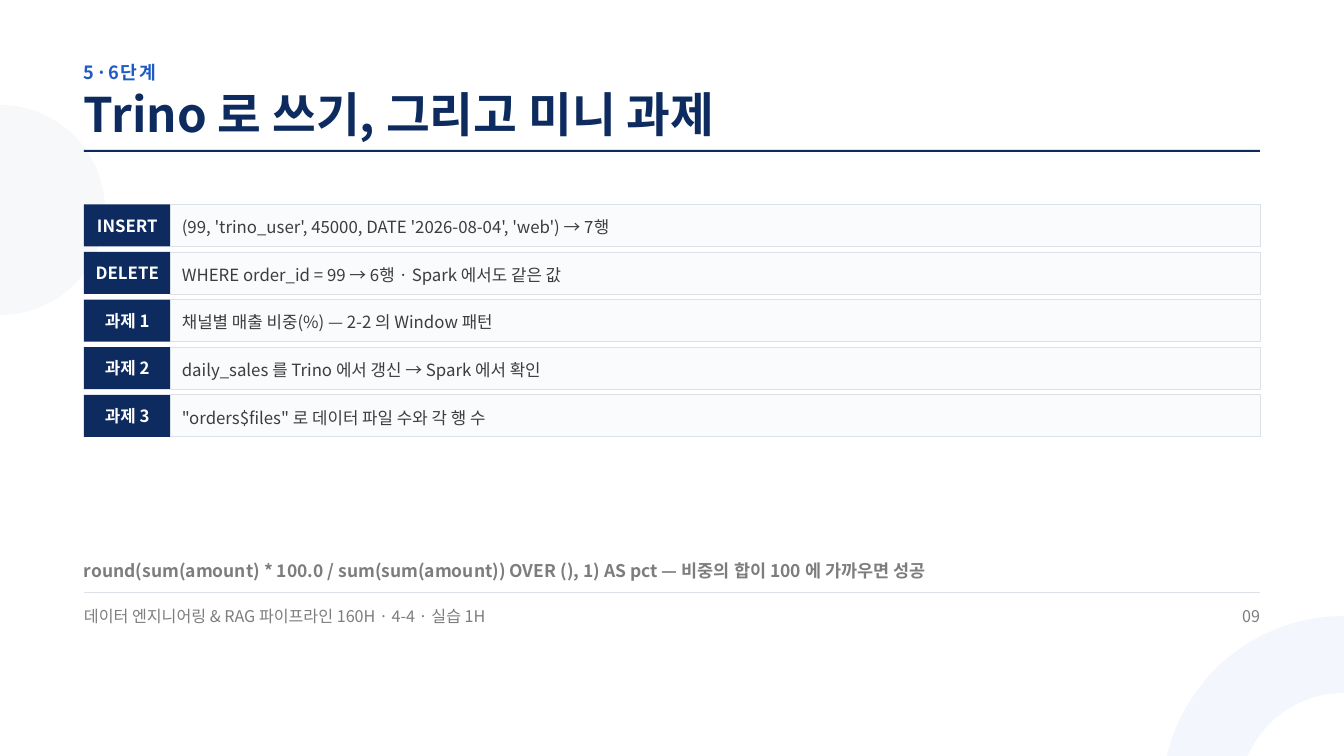
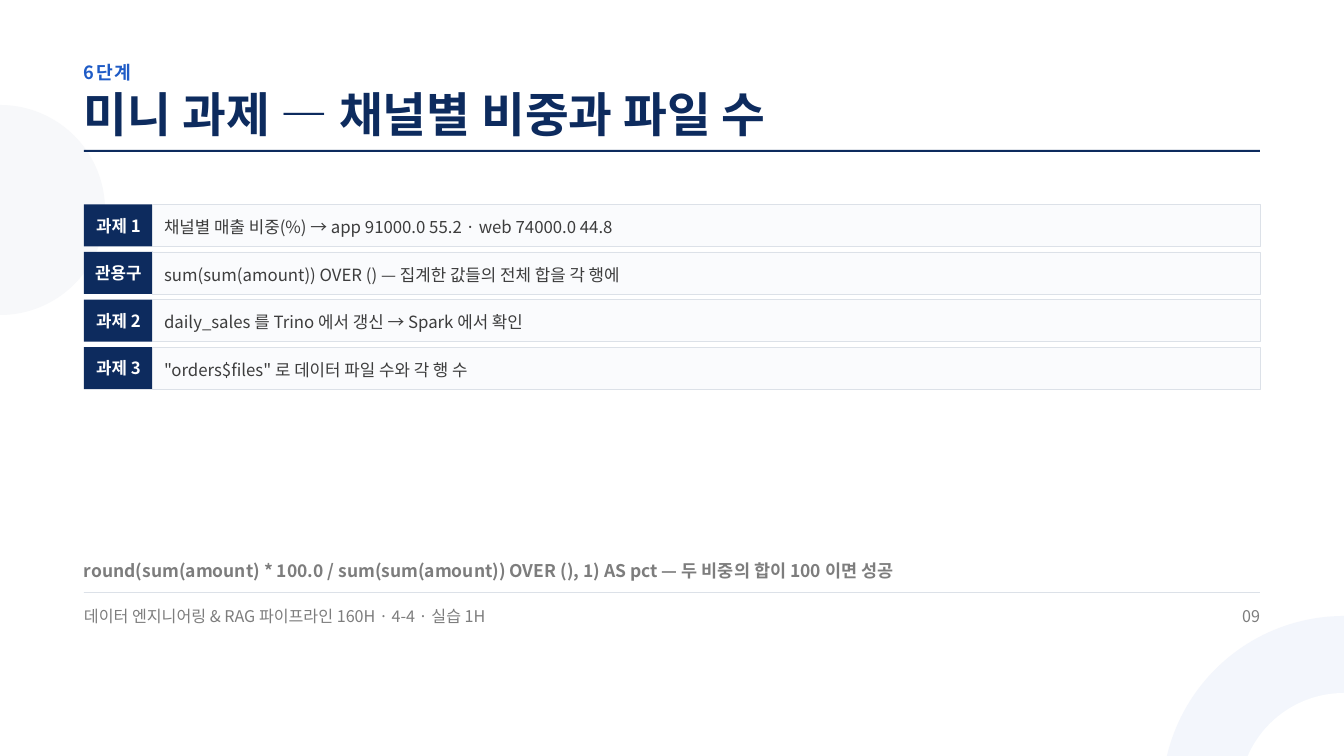
Before and after one commit to aebonlee/materials, a slide deck: slide 9 of data-eng/decks/w4d4s3.pptx. Drawn at 1344x756 pixels with LibreOffice and Linux fonts; fonts in the diff are those of the drawing. Boxes give left, top, right and bottom in pixels: in the first picture for what was removed or moved away, otherwise in the second. Text is boxed around its words. In the diff, an @@ line names an element or a change of style, - is before the commit and + after.

```diff
--- a/data-eng/decks/w4d4s3.pptx
+++ b/data-eng/decks/w4d4s3.pptx
@@ text at (x1=84, y1=63, x2=131, y2=81): text changed @@
-5·6단계
+6단계
@@ text at (x1=84, y1=92, x2=766, y2=137): text changed @@
-Trino 로 쓰기, 그리고 미니 과제
+미니 과제 — 채널별 비중과 파일 수
@@ text "과제 1" moved from (x1=105, y1=313, x2=150, y2=329) to (x1=96, y1=218, x2=141, y2=234) @@
@@ rectangle resized from (x1=84, y1=204, x2=171, y2=246) to (x1=84, y1=204, x2=153, y2=246) @@
@@ rectangle resized from (x1=171, y1=204, x2=1260, y2=246) to (x1=153, y1=204, x2=1260, y2=246) @@
@@ text removed at (x1=97, y1=219, x2=158, y2=233) @@
-INSERT
@@ text at (x1=164, y1=219, x2=613, y2=237): text changed @@
-채널별 매출 비중(%) — 2-2 의 Window 패턴
+채널별 매출 비중(%) → app 91000.0 55.2 · web 74000.0 44.8
@@ text removed at (x1=182, y1=219, x2=609, y2=236) @@
-(99, 'trino_user', 45000, DATE '2026-08-04', 'web') → 7행
@@ rectangle resized from (x1=84, y1=252, x2=171, y2=294) to (x1=84, y1=252, x2=153, y2=294) @@
@@ text added at (x1=95, y1=265, x2=141, y2=281), 18 pt, text #FFFFFF, bold @@
+관용구
@@ text removed at (x1=96, y1=266, x2=159, y2=279) @@
-DELETE
@@ rectangle resized from (x1=171, y1=252, x2=1260, y2=294) to (x1=153, y1=252, x2=1260, y2=294) @@
@@ text at (x1=164, y1=267, x2=620, y2=284): text changed @@
-WHERE order_id = 99 → 6행 · Spark 에서도 같은 값
+sum(sum(amount)) OVER () — 집계한 값들의 전체 합을 각 행에
@@ text "과제 2" moved from (x1=105, y1=360, x2=150, y2=376) to (x1=96, y1=313, x2=141, y2=329) @@
@@ rectangle resized from (x1=84, y1=300, x2=171, y2=341) to (x1=84, y1=300, x2=153, y2=341) @@
@@ rectangle resized from (x1=171, y1=300, x2=1260, y2=341) to (x1=153, y1=300, x2=1260, y2=341) @@
@@ text "daily_sales 를 Trino 에서 갱신 ..." moved from (x1=182, y1=362, x2=541, y2=380) to (x1=164, y1=314, x2=523, y2=332) @@
@@ text "과제 3" moved from (x1=105, y1=408, x2=150, y2=424) to (x1=96, y1=360, x2=141, y2=376) @@
@@ rectangle resized from (x1=84, y1=347, x2=171, y2=389) to (x1=84, y1=347, x2=153, y2=389) @@
@@ rectangle resized from (x1=171, y1=347, x2=1260, y2=389) to (x1=153, y1=347, x2=1260, y2=389) @@
@@ text ""orders$files" 로 데이터 파일 수와 ..." moved from (x1=182, y1=410, x2=485, y2=426) to (x1=164, y1=362, x2=467, y2=378) @@
@@ rectangle removed at (x1=84, y1=395, x2=171, y2=437) @@
@@ rectangle removed at (x1=171, y1=395, x2=1260, y2=437) @@
@@ text at (x1=84, y1=562, x2=893, y2=581): text changed @@
-round(sum(amount) * 100.0 / sum(sum(amount)) OVER (), 1) AS pct — 비중의 합이 100 에 가까우면 성공
+round(sum(amount) * 100.0 / sum(sum(amount)) OVER (), 1) AS pct — 두 비중의 합이 100 이면 성공
```
Also in this commit, not shown: 7 other slides changed, 1 slide added, 1 slide removed, 11 other files.
